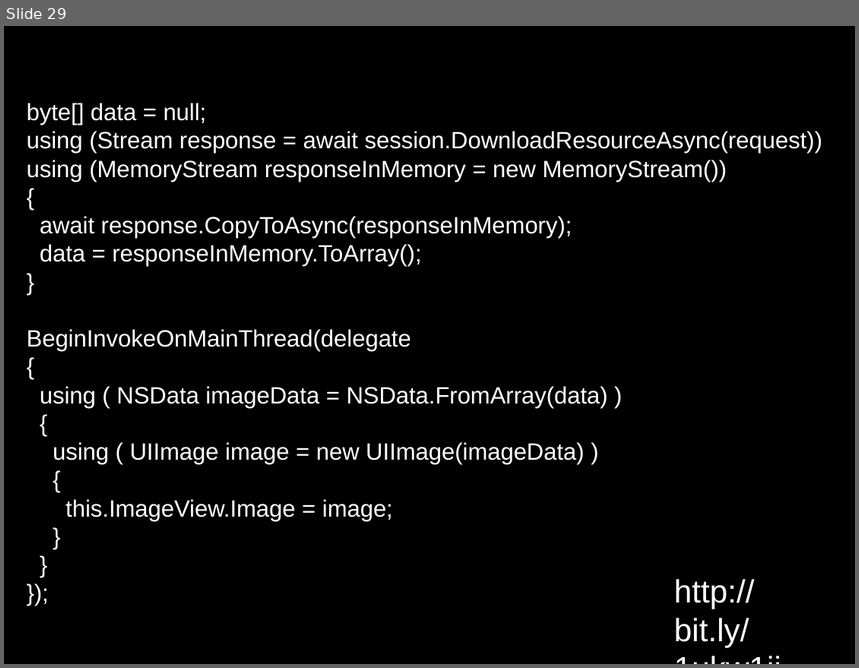
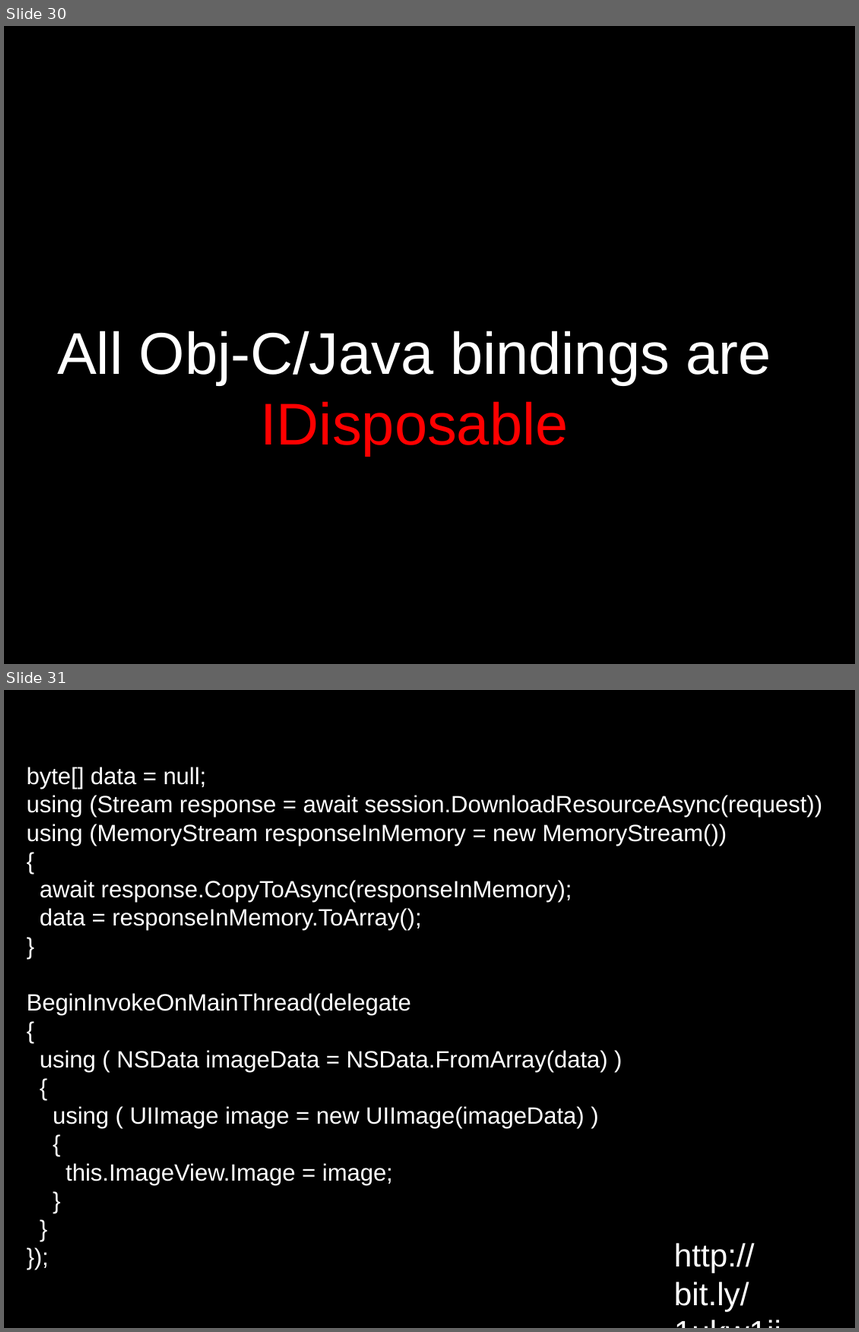
Before and after one commit to dodikk/xamarin-intro-slides, a slide deck: XamarinIntro.odp. Shown one above the other, each under a label of ours: slide 29 before the commit, slides 30 and 31 after it. The pictures are 859x668 and 859x1332 pixels, drawn with LibreOffice and Linux fonts; fonts in the diff are those of the drawing. Boxes give left, top, right and bottom in pixels: in the first picture for what was removed or moved away, otherwise in the second. Text is boxed around its words. In the diff, an @@ line names an element or a change of style, - is before the commit and + after.

Commit message:
[mamory] Added IDisposable slides

```diff
--- a/XamarinIntro.odp
+++ b/XamarinIntro.odp
@@ slide 30 added at (4,26,855,664), background #000000 @@
@@ text added at (57,331,771,457), 55 pt, text #FFFFFF @@
+All Obj-C/Java bindings are IDisposable
@@ what was slide 29 is now slide 31 @@
```
Also in this commit, not shown: 1 other slide added, 1 other file.
